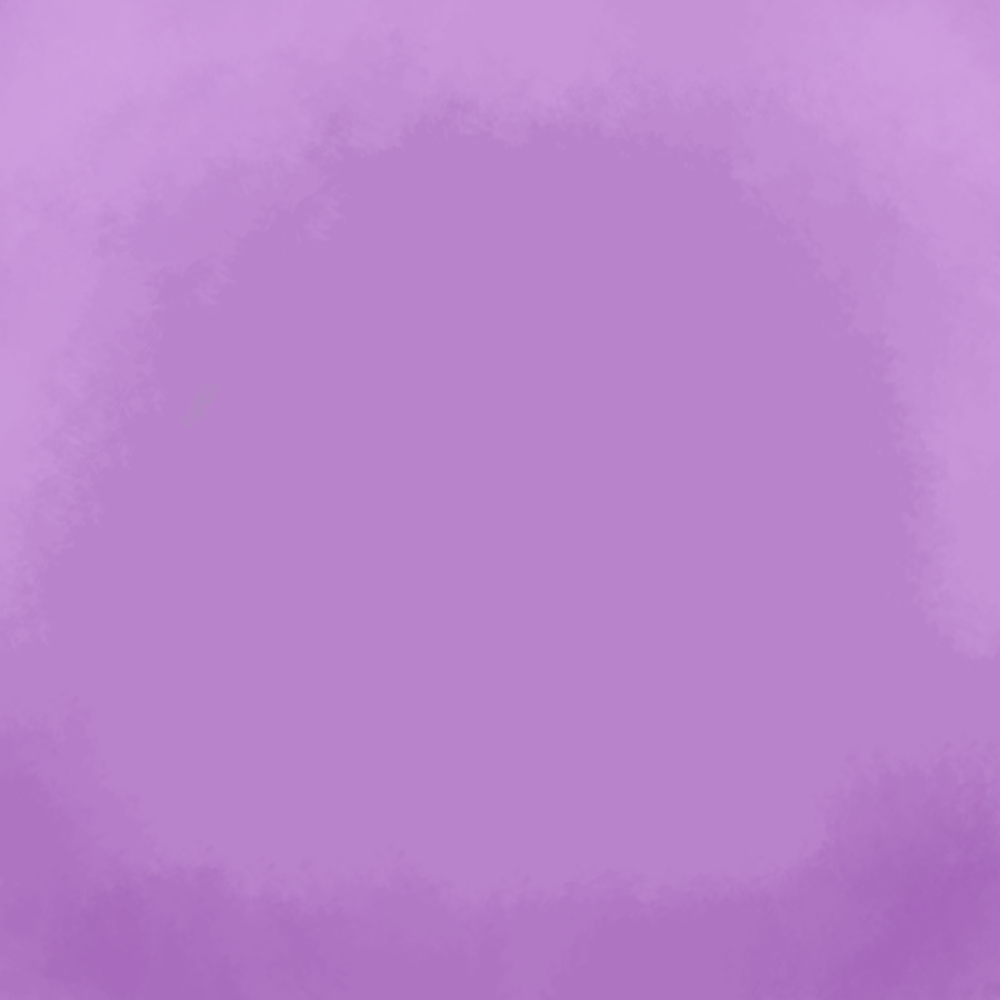
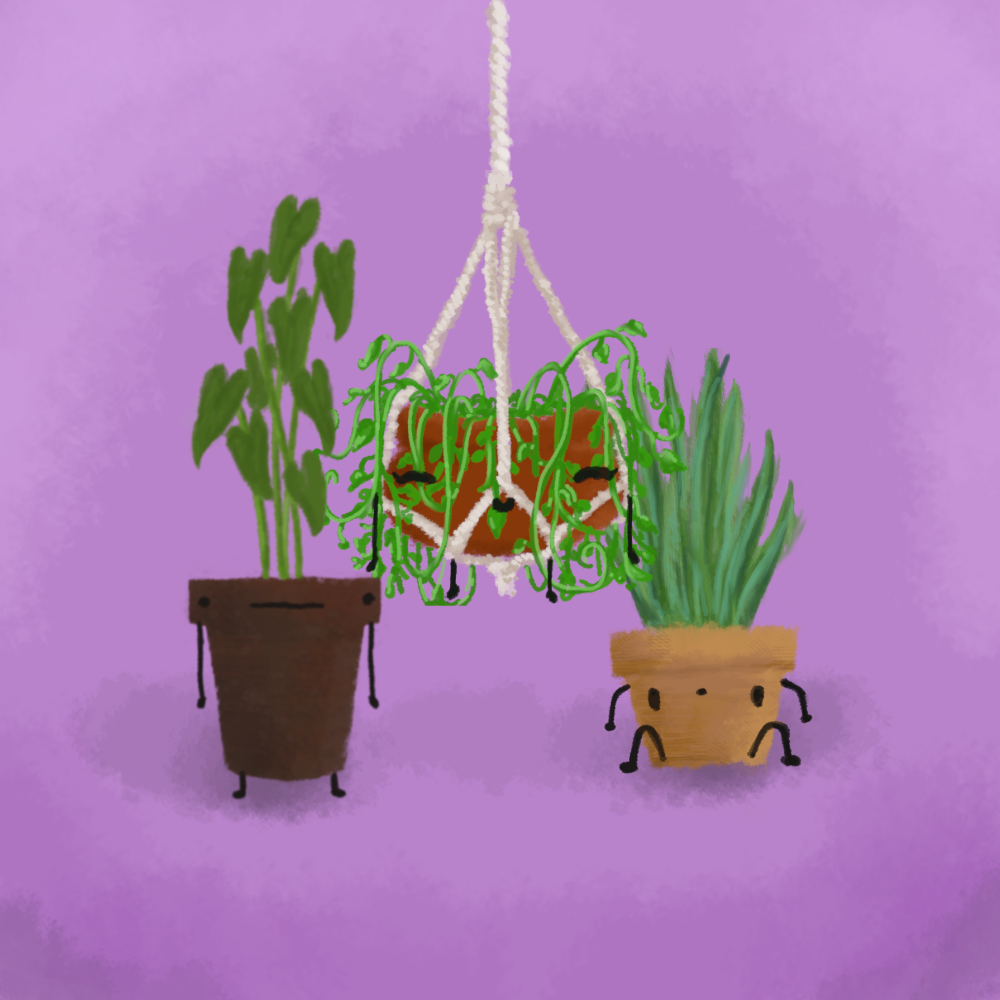
Layers edited between the first and the second 1000 × 1000 image:
showed "leafy", painted on it over [173, 39, 687, 976]
showed "futo", painted on it over [60, 21, 872, 938]
added layer "rope" above "spiky" over [482, 0, 575, 340]
showed "spiky", painted on it over [214, 0, 828, 966]
painted on "Háttér" over [0, 649, 1000, 1000]
